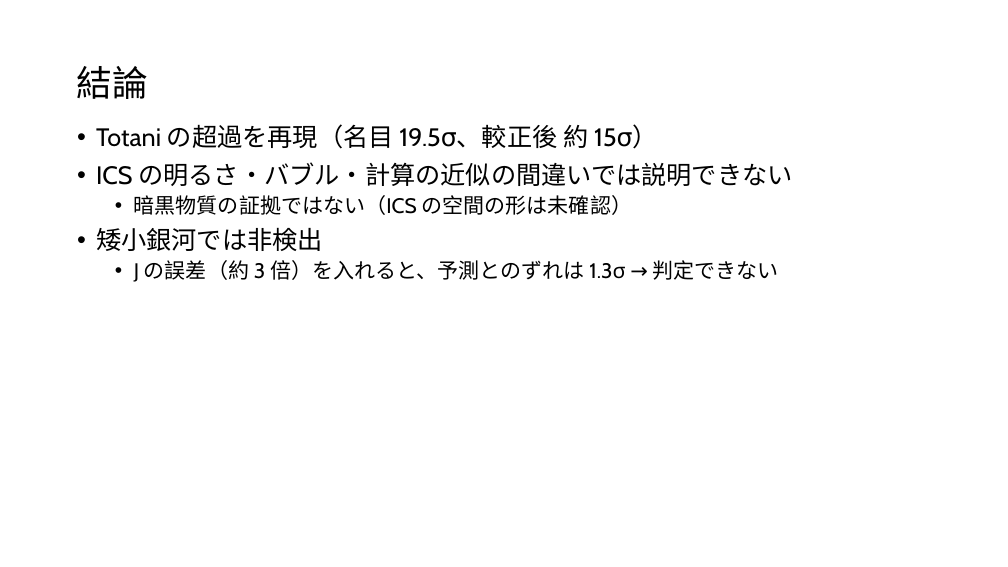
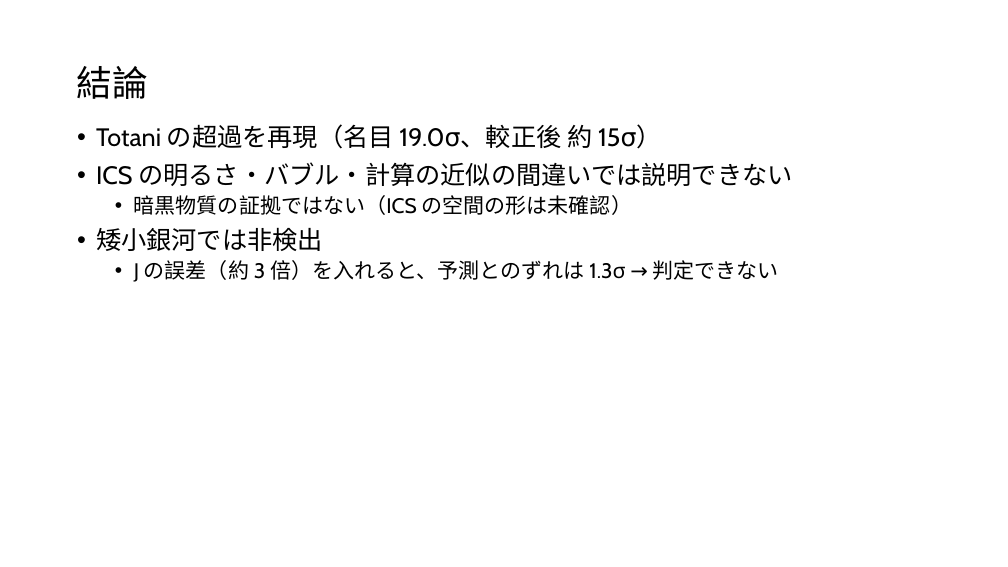
Before and after one commit to Mikann20041029/darkmatter-slides, a slide deck: slide 44 of slides/2026-10-03_研究進捗報告_claude.pptx (slide 49 before the commit). Drawn at 1008x567 pixels with LibreOffice and Linux fonts; fonts in the diff are those of the drawing. Boxes give left, top, right and bottom in pixels: in the first picture for what was removed or moved away, otherwise in the second. Text is boxed around its words. In the diff, an @@ line names an element or a change of style, - is before the commit and + after.

```diff
--- a/slides/2026-10-03_研究進捗報告_claude.pptx
+++ b/slides/2026-10-03_研究進捗報告_claude.pptx
@@ text at box(96, 124, 662, 149): text changed @@
-• Totani の超過を再現（名目 19.5σ、較正後 約 15σ）
+• Totani の超過を再現（名目 19.0σ、較正後 約 15σ）
```
Also in this commit, not shown: 9 other slides changed, 1 slide added, 6 slides removed.
